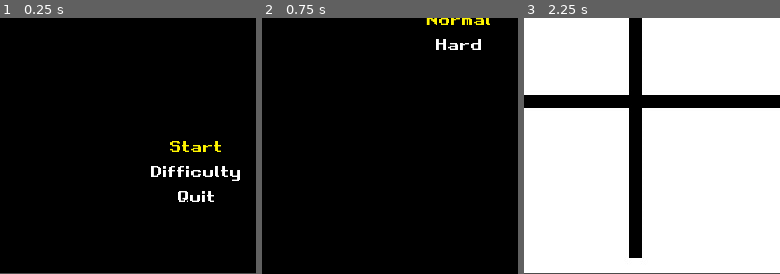
Above: before the commit, frames 1-3 (left to right).
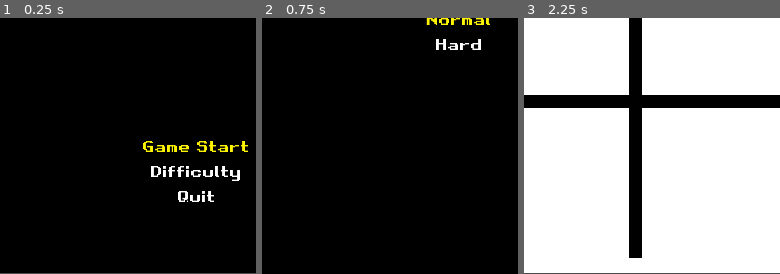
Above: after the commit, the same moments.

Repository: guilhermeprates/tic-tac-toe
Game: Godot game, scene res://Source/StartMenu/StartMenu.tscn
Same seed, same stepped clock (60 frames per second), same inputs: the game is played once before the commit and once after it.
Inputs:
- Up to frame 1 (0.25 s): no input
- Up to frame 2 (0.75 s): click "Difficulty" at 0.5 s
- Up to frame 3 (2.25 s): click "Hard" at 1.25 s; click "Start" (after the commit: "Game Start") at 2 s
The pictures show only the part of the screen within x 12-62%, y 50-100%; the shares and areas given below are measured in that part.

The runs differ from the first frame. In frame 1, 0.9% of the frame differs, in the area x 55-97%, y 48-53%; in frame 2, nothing differs; in frame 3, nothing differs.

Commit message:
Add sound to menu button

Diff:
--- a/Source/Autoload/Global.gd
+++ b/Source/Autoload/Global.gd
@@ -20,6 +20,8 @@
 
 	call_deferred("_deferred_goto_scene", path)
 
+func quit():
+	get_tree().quit()
 
 func _deferred_goto_scene(path):
 	# It is now safe to remove the current scene
--- a/Source/DifficultyMenu/DifficultyMenu.gd
+++ b/Source/DifficultyMenu/DifficultyMenu.gd
@@ -3,21 +3,18 @@
 var easy_button: Button
 var normal_button: Button
 var hard_button: Button
+var audio_stream_player: AudioStreamPlayer
 
 func _ready() -> void:
+	audio_stream_player = get_node("AudioStreamPlayer")
 	var container = get_node("VBoxContainer")
 	easy_button = container.get_node("EasyButton")
 	normal_button = container.get_node("NormalButton")
 	hard_button = container.get_node("HardButton")
-	# warning-ignore:return_value_discarded
-	easy_button.connect("pressed", self, "on_easy_button_pressed")
-	# warning-ignore:return_value_discarded
-	normal_button.connect("pressed", self, "on_normal_button_pressed")
-	# warning-ignore:return_value_discarded
-	hard_button.connect("pressed", self, "on_hard_button_pressed")
-	focus_on_current_level_button()
+	setup_connections()
+	grab_focus_on_current_level_button()
 
-func focus_on_current_level_button():
+func grab_focus_on_current_level_button():
 	match (Global.level):
 		Difficulty.Level.Easy:
 			easy_button.grab_focus()
@@ -25,6 +22,9 @@
 			normal_button.grab_focus()
 		Difficulty.Level.Hard:
 			hard_button.grab_focus()
+
+func on_focus_exited():
+	audio_stream_player.play()
 
 func on_easy_button_pressed():
 	Global.set_level(Difficulty.Level.Easy)
@@ -37,3 +37,17 @@
 func on_hard_button_pressed():
 	Global.set_level(Difficulty.Level.Hard)
 	Global.goto_scene("res://Source/StartMenu/StartMenu.tscn")
+
+func setup_connections():
+	# warning-ignore:return_value_discarded
+	easy_button.connect("pressed", self, "on_easy_button_pressed")
+	# warning-ignore:return_value_discarded
+	easy_button.connect("focus_exited", self, "on_focus_exited")
+	# warning-ignore:return_value_discarded
+	normal_button.connect("pressed", self, "on_normal_button_pressed")
+	# warning-ignore:return_value_discarded
+	normal_button.connect("focus_exited", self, "on_focus_exited")
+	# warning-ignore:return_value_discarded
+	hard_button.connect("pressed", self, "on_hard_button_pressed")
+	# warning-ignore:return_value_discarded
+	hard_button.connect("focus_exited", self, "on_focus_exited")
--- a/Source/DifficultyMenu/DifficultyMenu.tscn
+++ b/Source/DifficultyMenu/DifficultyMenu.tscn
@@ -1,12 +1,16 @@
-[gd_scene load_steps=3 format=2]
+[gd_scene load_steps=4 format=2]
 
 [ext_resource path="res://Assets/Themes/Retro/theme.tres" type="Theme" id=1]
 [ext_resource path="res://Source/DifficultyMenu/DifficultyMenu.gd" type="Script" id=2]
+[ext_resource path="res://Assets/Audio/hover.wav" type="AudioStream" id=3]
 
 [node name="DifficultyMenu" type="Control"]
 anchor_right = 1.0
 anchor_bottom = 1.0
 script = ExtResource( 2 )
+
+[node name="AudioStreamPlayer" type="AudioStreamPlayer" parent="."]
+stream = ExtResource( 3 )
 
 [node name="Background" type="ColorRect" parent="."]
 margin_right = 511.0
--- a/Source/StartMenu/StartMenu.gd
+++ b/Source/StartMenu/StartMenu.gd
@@ -3,19 +3,19 @@
 var start_button: Button
 var difficulty_button: Button
 var quit_button: Button
+var audio_stream_player: AudioStreamPlayer
 
 func _ready():
+	audio_stream_player = get_node("AudioStreamPlayer")
 	var container = get_node("VBoxContainer")
 	start_button = container.get_node("StartButton")
 	difficulty_button = container.get_node("DifficultyButton")
 	quit_button = container.get_node("QuitButton")
-	# warning-ignore:return_value_discarded
-	start_button.connect("pressed", self, "on_start_button_pressed")
-	# warning-ignore:return_value_discarded
-	difficulty_button.connect("pressed", self, "on_difficulty_button_pressed")
-	# warning-ignore:return_value_discarded
-	quit_button.connect("pressed", self, "on_quit_button_pressend")
+	setup_connections()
 	start_button.grab_focus()
+
+func on_focus_exited():
+	audio_stream_player.play()
 
 func on_start_button_pressed():
 	Global.goto_scene("res://Source/Board/Board.tscn")
@@ -24,4 +24,18 @@
 	Global.goto_scene("res://Source/DifficultyMenu/DifficultyMenu.tscn")
 
 func on_quit_button_pressend():
-	pass
+	Global.quit()
+
+func setup_connections():
+	# warning-ignore:return_value_discarded
+	start_button.connect("pressed", self, "on_start_button_pressed")
+	# warning-ignore:return_value_discarded
+	start_button.connect("focus_exited", self, "on_focus_exited")
+	# warning-ignore:return_value_discarded
+	difficulty_button.connect("pressed", self, "on_difficulty_button_pressed")
+	# warning-ignore:return_value_discarded
+	difficulty_button.connect("focus_exited", self, "on_focus_exited")
+	# warning-ignore:return_value_discarded
+	quit_button.connect("pressed", self, "on_quit_button_pressend")
+	# warning-ignore:return_value_discarded
+	quit_button.connect("focus_exited", self, "on_focus_exited")
--- a/Source/StartMenu/StartMenu.tscn
+++ b/Source/StartMenu/StartMenu.tscn
@@ -1,13 +1,17 @@
-[gd_scene load_steps=3 format=2]
+[gd_scene load_steps=4 format=2]
 
 [ext_resource path="res://Assets/Themes/Retro/theme.tres" type="Theme" id=1]
 [ext_resource path="res://Source/StartMenu/StartMenu.gd" type="Script" id=2]
+[ext_resource path="res://Assets/Audio/hover.wav" type="AudioStream" id=3]
 
 [node name="StartMenu" type="Control"]
 anchor_right = 1.0
 anchor_bottom = 1.0
 theme = ExtResource( 1 )
 script = ExtResource( 2 )
+
+[node name="AudioStreamPlayer" type="AudioStreamPlayer" parent="."]
+stream = ExtResource( 3 )
 
 [node name="Background" type="ColorRect" parent="."]
 anchor_left = 0.5
@@ -37,7 +41,7 @@
 focus_neighbour_top = NodePath("../QuitButton")
 theme = ExtResource( 1 )
 toggle_mode = true
-text = "Start"
+text = "Game Start"
 flat = true
 
 [node name="DifficultyButton" type="Button" parent="VBoxContainer"]
--- a/project.godot
+++ b/project.godot
@@ -30,6 +30,16 @@
 "path": "res://Source/Classes/Dummy.gd"
 }, {
 "base": "Object",
+"class": "Minimax",
+"language": "GDScript",
+"path": "res://Source/Classes/Minimax.gd"
+}, {
+"base": "Object",
+"class": "Mode",
+"language": "GDScript",
+"path": "res://Source/Classes/Mode.gd"
+}, {
+"base": "Object",
 "class": "Player",
 "language": "GDScript",
 "path": "res://Source/Classes/Player.gd"
@@ -39,6 +49,8 @@
 "BoardTile": "",
 "Difficulty": "",
 "Dummy": "",
+"Minimax": "",
+"Mode": "",
 "Player": ""
 }
 
Not shown, added: Assets/Audio/hover.wav.import
Not shown, added: Assets/Audio/hover.wav
